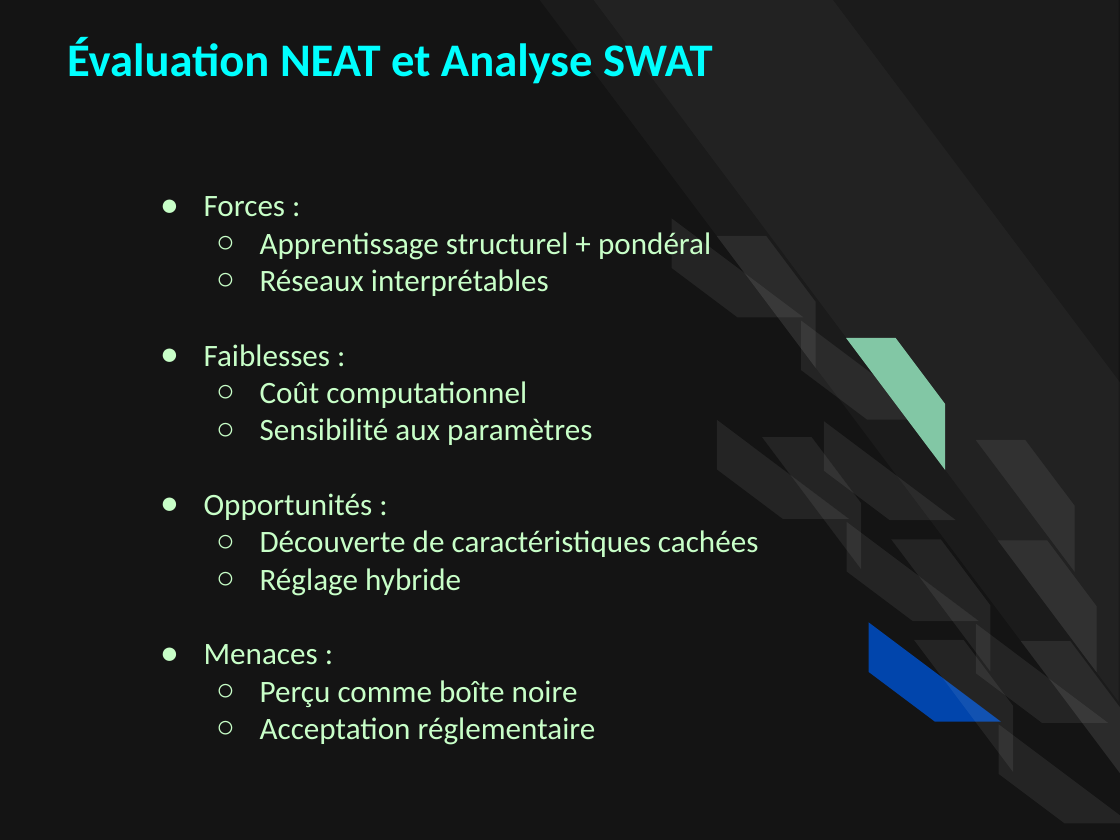
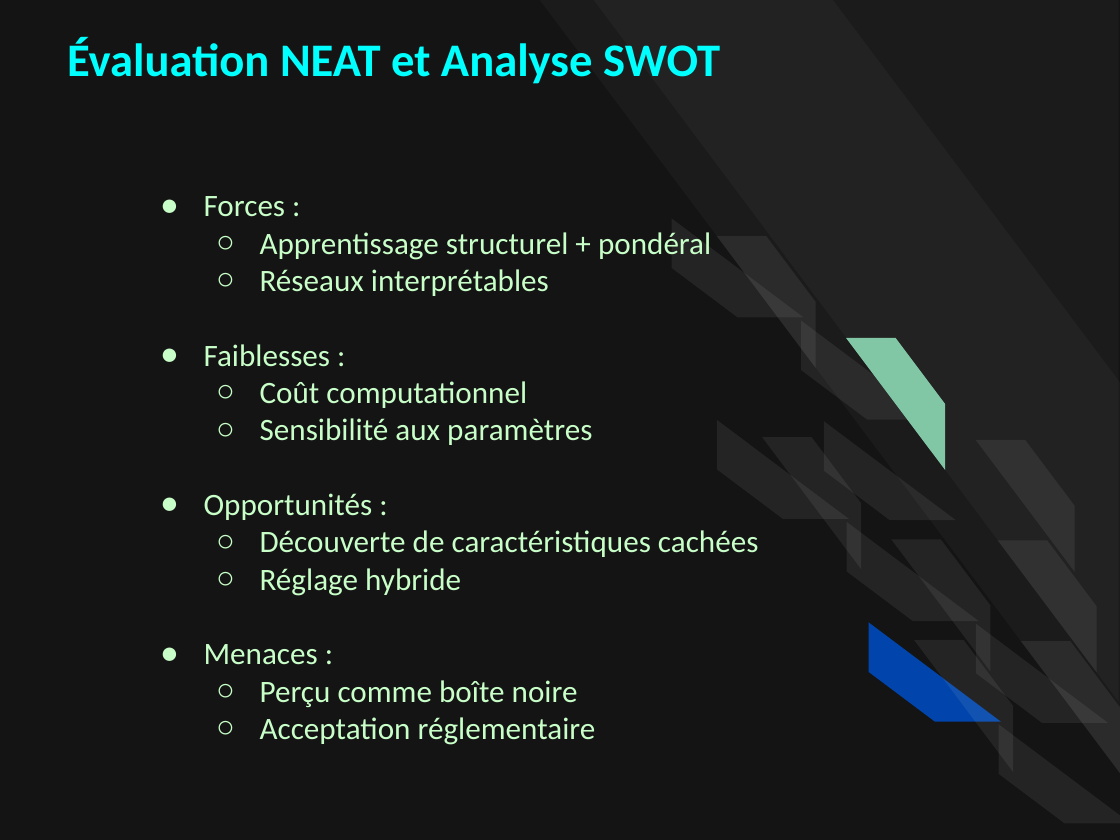
Before and after one commit to lucia1970-student/ProjetFinale, a slide deck: slide 8 of Presentation-FSCI6210.pptx. Drawn at 1120x840 pixels with LibreOffice and Linux fonts; fonts in the diff are those of the drawing. Boxes give left, top, right and bottom in pixels: in the first picture for what was removed or moved away, otherwise in the second. Text is boxed around its words. In the diff, an @@ line names an element or a change of style, - is before the commit and + after.

```diff
--- a/Presentation-FSCI6210.pptx
+++ b/Presentation-FSCI6210.pptx
@@ text at (67,37,720,84): text changed @@
-Évaluation NEAT et Analyse SWAT
+Évaluation NEAT et Analyse SWOT
```
Also in this commit, not shown: 1 other slide changed.
